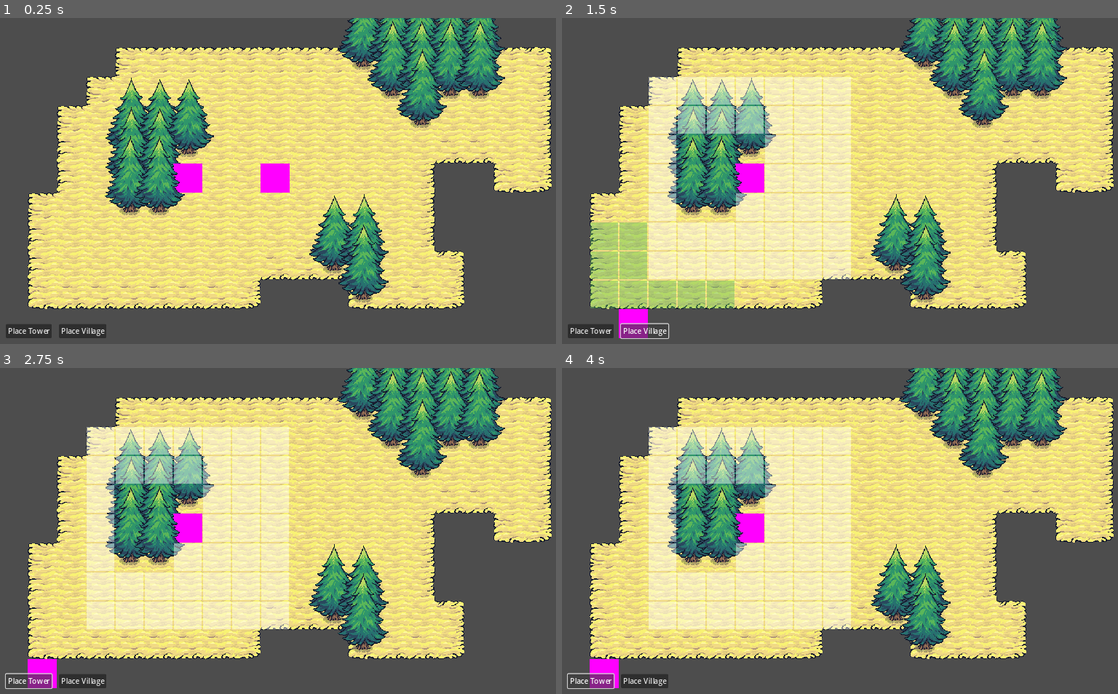
Above: before the commit, frames 1-4 (two rows, left to right).
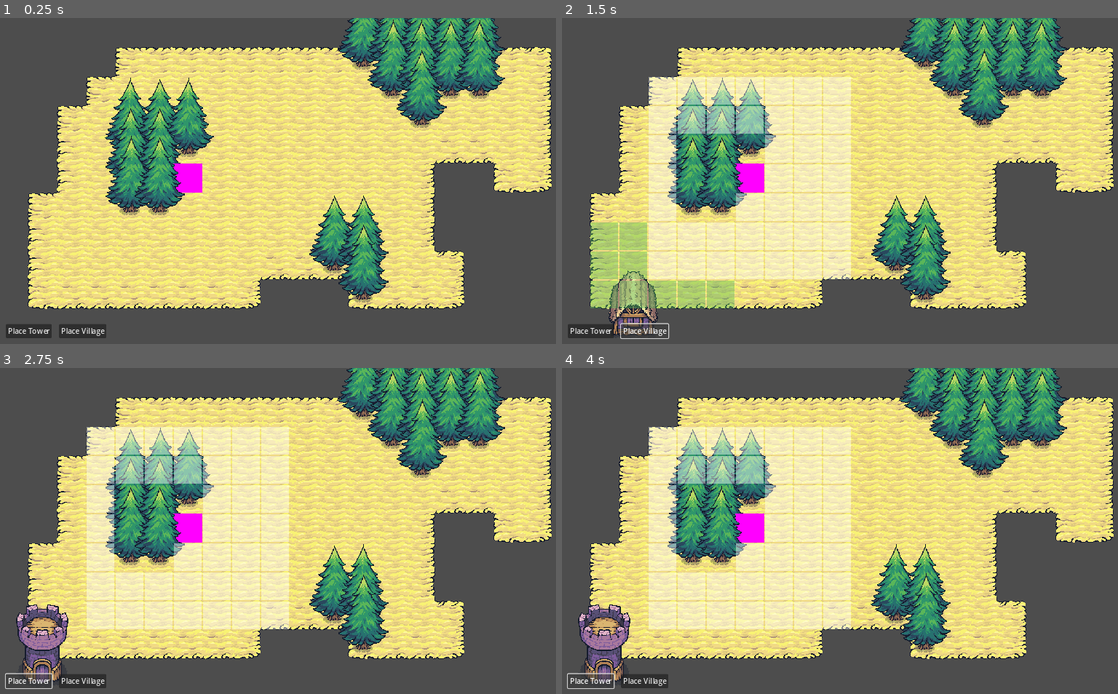
Above: after the commit, the same moments.

Repository: tiannahenrylewis/GodotGridCrashCourse
Game: Godot game, scene res://scenes/main.tscn
Same seed, same stepped clock (60 frames per second), same inputs: the game is played once before the commit and once after it.
Inputs:
- Up to frame 1 (0.25 s): no input
- Up to frame 2 (1.5 s): click "Place Tower" at 0.5 s; click "Place Village" at 1.25 s
- Up to frame 3 (2.75 s): click "Place Tower" at 2 s
- Up to frame 4 (4 s): click "Place Village" at 2.75 s; click "Place Tower" at 3.5 s

The runs differ from the first frame. In frame 1, 3.7% of the frame differs, in the area x 18-91%, y 0-82%; in frame 2, 3.0%; in frame 3, 3.9%; in frame 4, 4.8%, in the area x 2-91%, y 0-99%.

Commit message:
Creating a Building Placement Ghost

Diff:
--- a/godot-grid-crash-course/resources/building/building_resource.gd
+++ b/godot-grid-crash-course/resources/building/building_resource.gd
@@ -3,10 +3,10 @@
 
 @export var display_name: String
 @export var resource_cost: int
-
 @export var buildable_radius: int
 @export var resource_radius: int
 @export var building_scene: PackedScene
+@export var sprite_scene: PackedScene
 
 
 
--- a/godot-grid-crash-course/resources/building/tower.tres
+++ b/godot-grid-crash-course/resources/building/tower.tres
@@ -1,7 +1,8 @@
-[gd_resource type="Resource" script_class="BuildingResource" load_steps=3 format=3 uid="uid://b8mtuj5lqc1cf"]
+[gd_resource type="Resource" script_class="BuildingResource" load_steps=4 format=3 uid="uid://b8mtuj5lqc1cf"]
 
 [ext_resource type="Script" path="res://resources/building/building_resource.gd" id="1_cry7m"]
 [ext_resource type="PackedScene" uid="uid://da3rlrm6nvkcl" path="res://scenes/building/tower.tscn" id="1_ypmh0"]
+[ext_resource type="PackedScene" uid="uid://qugpxy3d1wig" path="res://scenes/building/sprite/tower_sprite_2D.tscn" id="3_2g1te"]
 
 [resource]
 script = ExtResource("1_cry7m")
@@ -10,3 +11,4 @@
 buildable_radius = 3
 resource_radius = 0
 building_scene = ExtResource("1_ypmh0")
+sprite_scene = ExtResource("3_2g1te")
--- a/godot-grid-crash-course/resources/building/village.tres
+++ b/godot-grid-crash-course/resources/building/village.tres
@@ -1,7 +1,8 @@
-[gd_resource type="Resource" script_class="BuildingResource" load_steps=3 format=3 uid="uid://cnjhhcndukwr1"]
+[gd_resource type="Resource" script_class="BuildingResource" load_steps=4 format=3 uid="uid://cnjhhcndukwr1"]
 
 [ext_resource type="Script" path="res://resources/building/building_resource.gd" id="1_f3y0o"]
 [ext_resource type="PackedScene" uid="uid://6i3u74w8285u" path="res://scenes/building/village.tscn" id="1_hhvnp"]
+[ext_resource type="PackedScene" uid="uid://b47w5hjkyg6xy" path="res://scenes/building/sprite/village_sprite_2D.tscn" id="3_7ujmq"]
 
 [resource]
 script = ExtResource("1_f3y0o")
@@ -10,3 +11,4 @@
 buildable_radius = 0
 resource_radius = 3
 building_scene = ExtResource("1_hhvnp")
+sprite_scene = ExtResource("3_7ujmq")
--- /dev/null
+++ b/godot-grid-crash-course/scenes/building/building_ghost.tscn
@@ -0,0 +1,4 @@
+[gd_scene format=3 uid="uid://btyyeo34bvwko"]
+
+[node name="BuildingGhost" type="Node2D"]
+y_sort_enabled = true
--- /dev/null
+++ b/godot-grid-crash-course/scenes/building/sprite/tower_sprite_2D.tscn
@@ -0,0 +1,9 @@
+[gd_scene load_steps=2 format=3 uid="uid://qugpxy3d1wig"]
+
+[ext_resource type="Texture2D" uid="uid://8atjxny3mtg3" path="res://assets/buildings/tower_purple.png" id="1_nisnu"]
+
+[node name="TowerSprite2D" type="Sprite2D"]
+position = Vector2(32, 32)
+texture = ExtResource("1_nisnu")
+centered = false
+offset = Vector2(-64, -204)
--- /dev/null
+++ b/godot-grid-crash-course/scenes/building/sprite/village_sprite_2D.tscn
@@ -0,0 +1,9 @@
+[gd_scene load_steps=2 format=3 uid="uid://b47w5hjkyg6xy"]
+
+[ext_resource type="Texture2D" uid="uid://c5w01yel2j20" path="res://assets/buildings/village_purple.png" id="1_g6c3u"]
+
+[node name="VillageSprite2D" type="Sprite2D"]
+position = Vector2(32, 32)
+texture = ExtResource("1_g6c3u")
+centered = false
+offset = Vector2(-64, -140)
--- a/godot-grid-crash-course/scenes/building/tower.tscn
+++ b/godot-grid-crash-course/scenes/building/tower.tscn
@@ -1,7 +1,7 @@
 [gd_scene load_steps=3 format=3 uid="uid://da3rlrm6nvkcl"]
 
-[ext_resource type="Texture2D" uid="uid://8atjxny3mtg3" path="res://assets/buildings/tower_purple.png" id="1_1dqyi"]
 [ext_resource type="PackedScene" uid="uid://13sfmpb2g07h" path="res://scenes/component/building_component.tscn" id="1_6ro17"]
+[ext_resource type="PackedScene" uid="uid://qugpxy3d1wig" path="res://scenes/building/sprite/tower_sprite_2D.tscn" id="2_x3oc5"]
 
 [node name="Tower" type="Node2D"]
 y_sort_enabled = true
@@ -9,8 +9,4 @@
 [node name="BuildingComponent" parent="." instance=ExtResource("1_6ro17")]
 building_resource_path = "res://resources/building/tower.tres"
 
-[node name="Sprite2D" type="Sprite2D" parent="."]
-position = Vector2(32, 32)
-texture = ExtResource("1_1dqyi")
-centered = false
-offset = Vector2(-64, -204)
+[node name="TowerSprite2D" parent="." instance=ExtResource("2_x3oc5")]
--- a/godot-grid-crash-course/scenes/building/village.tscn
+++ b/godot-grid-crash-course/scenes/building/village.tscn
@@ -1,7 +1,7 @@
 [gd_scene load_steps=3 format=3 uid="uid://6i3u74w8285u"]
 
-[ext_resource type="Texture2D" uid="uid://c5w01yel2j20" path="res://assets/buildings/village_purple.png" id="1_k6s0e"]
 [ext_resource type="PackedScene" uid="uid://13sfmpb2g07h" path="res://scenes/component/building_component.tscn" id="1_pk23e"]
+[ext_resource type="PackedScene" uid="uid://b47w5hjkyg6xy" path="res://scenes/building/sprite/village_sprite_2D.tscn" id="2_7kola"]
 
 [node name="Village" type="Node2D"]
 y_sort_enabled = true
@@ -9,8 +9,4 @@
 [node name="BuildingComponent" parent="." instance=ExtResource("1_pk23e")]
 building_resource_path = "res://resources/building/village.tres"
 
-[node name="Sprite2D" type="Sprite2D" parent="."]
-position = Vector2(32, 32)
-texture = ExtResource("1_k6s0e")
-centered = false
-offset = Vector2(-64, -140)
+[node name="VillageSprite2D" parent="." instance=ExtResource("2_7kola")]
--- a/godot-grid-crash-course/scenes/main.tscn
+++ b/godot-grid-crash-course/scenes/main.tscn
@@ -6,19 +6,17 @@
 [ext_resource type="TileSet" uid="uid://c3mn0unu36jgd" path="res://resources/hightlight_tileset.tres" id="3_juhvk"]
 [ext_resource type="PackedScene" uid="uid://bk633lu02vb05" path="res://scenes/manager/GridManager.tscn" id="3_rokrd"]
 [ext_resource type="PackedScene" uid="uid://efm4e0q03e4l" path="res://scenes/building/Base.tscn" id="6_cdn8a"]
+[ext_resource type="PackedScene" uid="uid://btyyeo34bvwko" path="res://scenes/building/building_ghost.tscn" id="8_mxwvn"]
 [ext_resource type="PackedScene" uid="uid://w8iq1hkhttro" path="res://scenes/ui/game_ui.tscn" id="8_ynj5k"]
-
-[sub_resource type="PlaceholderTexture2D" id="PlaceholderTexture2D_chq5w"]
-size = Vector2(64, 64)
 
 [node name="Main" type="Node"]
 script = ExtResource("1_i771e")
 
-[node name="BuildingManager" parent="." node_paths=PackedStringArray("cursor", "game_ui", "grid_manager", "y_sort_root") instance=ExtResource("2_1vdnk")]
-cursor = NodePath("../Cursor")
+[node name="BuildingManager" parent="." node_paths=PackedStringArray("game_ui", "grid_manager", "y_sort_root") instance=ExtResource("2_1vdnk")]
 game_ui = NodePath("../GameUI")
 grid_manager = NodePath("../GridManager")
 y_sort_root = NodePath("../YSortRoot")
+building_ghost_scene = ExtResource("8_mxwvn")
 
 [node name="YSortRoot" type="Node2D" parent="."]
 y_sort_enabled = true
@@ -44,8 +42,4 @@
 modulate = Color(1, 1, 1, 0.443137)
 tile_set = ExtResource("3_juhvk")
 
-[node name="Cursor" type="Sprite2D" parent="."]
-texture = SubResource("PlaceholderTexture2D_chq5w")
-centered = false
-
 [node name="GameUI" parent="." instance=ExtResource("8_ynj5k")]
--- a/godot-grid-crash-course/scenes/manager/building_manager.gd
+++ b/godot-grid-crash-course/scenes/manager/building_manager.gd
@@ -1,9 +1,9 @@
 extends Node
 
-@export var cursor: Sprite2D
 @export var game_ui: Control
 @export var grid_manager: Node
 @export var y_sort_root: Node2D
+@export var building_ghost_scene: PackedScene
 
 var current_resource_count: int
 var starting_resource_count: int = 4
@@ -11,6 +11,7 @@
 var to_place_building_resource: BuildingResource
 var hovered_grid_cell: Vector2i = Vector2i(-1, -1)
 var null_cell_value = Vector2(-10,-10)
+var building_ghost: Node2D
 
 func _ready():
 	GameEvents.connect("resource_tiles_updated", _on_resource_tiles_updated)
@@ -18,11 +19,15 @@
 
 
 func _process(_delta: float) -> void:
+	#if there is no valid building_ghost, do nothing
+	if !is_instance_valid(building_ghost):
+		return
+
 	var grid_position = grid_manager.get_mouse_grid_cell_position()
 	# set the cursor to the mouse position
-	cursor.global_position = grid_position * 64
+	building_ghost.global_position = grid_position * 64
 
-	if to_place_building_resource != null && cursor.visible && (!hasValue(hovered_grid_cell) || hovered_grid_cell != grid_position):
+	if to_place_building_resource != null && (!hasValue(hovered_grid_cell) || hovered_grid_cell != grid_position):
 		 # reassign the hovered_grid_cell
 		hovered_grid_cell = grid_position
 		grid_manager.clear_highlighted_tiles() # wiping the entire tileset
@@ -39,8 +44,6 @@
 	):
 		# place building
 		place_building_at_hovered_cell_position()
-		# hide cursor now that building has been placed
-		cursor.visible = false
 
 
 func place_building_at_hovered_cell_position():
@@ -57,6 +60,9 @@
 	grid_manager.clear_highlighted_tiles()
 
 	currently_used_resource_count += to_place_building_resource.resource_cost
+	building_ghost.queue_free()
+	# ensures the reference is null as soon as the node has been queued up for deletion
+	building_ghost = null
 
 
 # number of resources available
@@ -72,8 +78,17 @@
 
 
 func _on_building_resource_selected(building_resource: BuildingResource):
+	if is_instance_valid(building_ghost):
+		building_ghost.queue_free()
+
+	building_ghost = building_ghost_scene.instantiate()
+	y_sort_root.add_child(building_ghost) #unorphan building_ghost
+
+	# add sprite as child to building ghost
+	var building_sprite = building_resource.sprite_scene.instantiate()
+	building_ghost.add_child(building_sprite)
+
 	to_place_building_resource = building_resource
-	cursor.visible = true
 	grid_manager.highlight_buildable_tiles()
 
 
